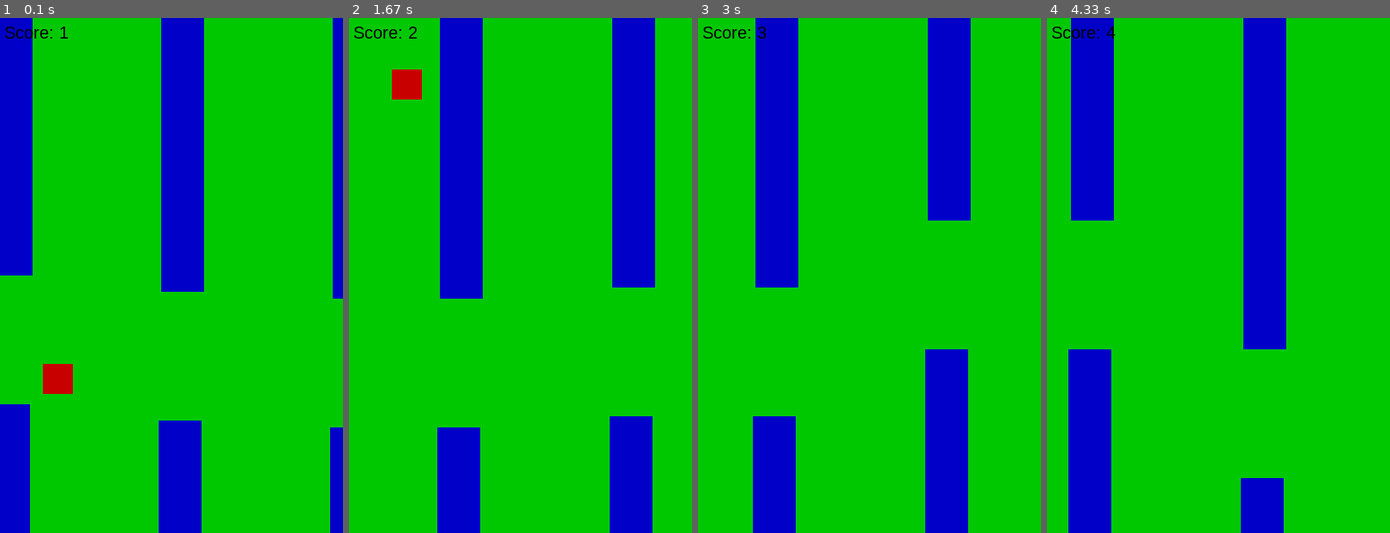
Above: before the commit, frames 1-4 (left to right).
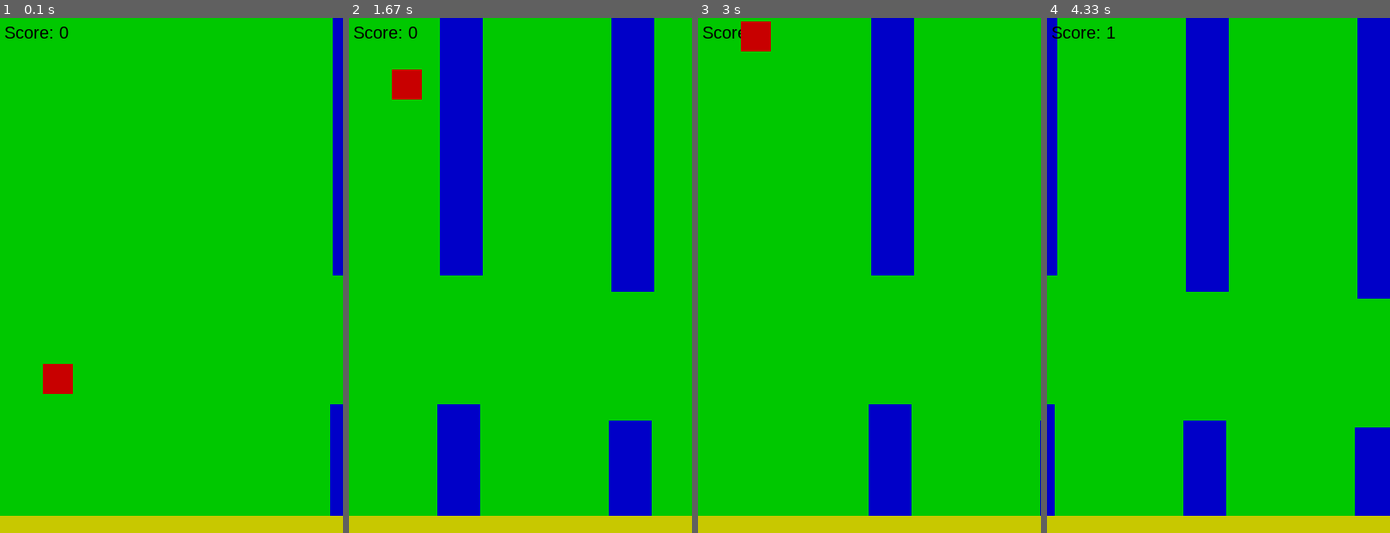
Above: after the commit, the same moments.

Repository: ThangDuc3101/learn_pygame
Game: pygame game, started from flappybird.py
The game is run twice, just before and just after one commit, with the same random seed, the same clock (stepped at 60 frames per second) and the same inputs.
Inputs:
- Up to frame 1 (0.1 s): no input
- Up to frame 2 (1.67 s): tap Space at 0.33, 0.73, 1.03, 1.23, 1.57 s
- Up to frame 3 (3 s): tap Space at 1.87, 2.07, 2.37, 2.63, 2.97 s
- Up to frame 4 (4.33 s): tap Space at 3.27, 3.4, 3.8, 4.1 s

The runs differ from the first frame. In frame 1, 19% of the frame differs, in the area x 0-100%, y 0-100%; in frame 2, 5.1%; in frame 3, 31%; in frame 4, 39%.

Commit message:
kt-va-cham

Diff:
--- a/flappybird.py
+++ b/flappybird.py
@@ -13,15 +13,16 @@
 BLUE = (0,0,200)
 RED = (200,0,0)
 BLACK = (0,0,0)
+YELLOW = (200,200,0)
 
 # Tham so cua ong
 TUBE_WIDTH = 50
 TUBE_VELOCITY = 3
 TUBE_GAP = 150
 
-tube1_x = 0
-tube2_x = 200
-tube3_x = 400
+tube1_x = 400
+tube2_x = 600
+tube3_x = 800
 
 tube1_height = randint(100,400)
 tube2_height = randint(100,400)
@@ -44,6 +45,8 @@
 tube2_pass = False
 tube3_pass = False
 
+pausing = False
+
 # Khoi tao dong ho
 clock = pygame.time.Clock()
 
@@ -52,9 +55,9 @@
     screen.fill(GREEN)
 
     # Ve ong
-    pygame.draw.rect(screen, BLUE, (tube1_x,0,TUBE_WIDTH,tube1_height))
-    pygame.draw.rect(screen, BLUE, (tube2_x,0,TUBE_WIDTH,tube2_height))
-    pygame.draw.rect(screen, BLUE, (tube3_x,0,TUBE_WIDTH,tube3_height))
+    tube1_rect = pygame.draw.rect(screen, BLUE, (tube1_x,0,TUBE_WIDTH,tube1_height))
+    tube2_rect = pygame.draw.rect(screen, BLUE, (tube2_x,0,TUBE_WIDTH,tube2_height))
+    tube3_rect = pygame.draw.rect(screen, BLUE, (tube3_x,0,TUBE_WIDTH,tube3_height))
 
     # Di chuyen ong sang trai
     tube1_x = tube1_x - TUBE_VELOCITY
@@ -62,16 +65,19 @@
     tube3_x = tube3_x - TUBE_VELOCITY
 
     # Ve ong doi dien
-    pygame.draw.rect(screen, BLUE, (tube1_x,tube1_height+TUBE_GAP,TUBE_WIDTH,HEIGHT-tube1_height-TUBE_GAP))
-    pygame.draw.rect(screen, BLUE, (tube2_x,tube2_height+TUBE_GAP,TUBE_WIDTH,HEIGHT-tube2_height-TUBE_GAP))
-    pygame.draw.rect(screen, BLUE, (tube3_x,tube3_height+TUBE_GAP,TUBE_WIDTH,HEIGHT-tube3_height-TUBE_GAP))
+    tube1_rect_inv = pygame.draw.rect(screen, BLUE, (tube1_x,tube1_height+TUBE_GAP,TUBE_WIDTH,HEIGHT-tube1_height-TUBE_GAP))
+    tube2_rect_inv = pygame.draw.rect(screen, BLUE, (tube2_x,tube2_height+TUBE_GAP,TUBE_WIDTH,HEIGHT-tube2_height-TUBE_GAP))
+    tube3_rect_inv = pygame.draw.rect(screen, BLUE, (tube3_x,tube3_height+TUBE_GAP,TUBE_WIDTH,HEIGHT-tube3_height-TUBE_GAP))
 
     # Ve chu
     score_txt = font.render("Score: "+str(score),True,BLACK)
     screen.blit(score_txt,(5,5))
 
     # Ve chim
-    pygame.draw.rect(screen, RED, (BIRD_X,bird_y,BIRD_WIDTH,BIRD_HEIGHT))
+    bird_rect = pygame.draw.rect(screen, RED, (BIRD_X,bird_y,BIRD_WIDTH,BIRD_HEIGHT))
+
+    # Ve cat
+    sand_rect = pygame.draw.rect(screen, YELLOW, (0,580,400,20))
 
     # Tao ong moi
     if tube1_x < -TUBE_WIDTH:
@@ -102,13 +108,40 @@
         score += 1
         tube3_pass = True
 
+    # Kiem tra va cham
+    for tube in [tube1_rect,tube2_rect,tube3_rect,tube1_rect_inv,tube2_rect_inv,tube3_rect_inv,sand_rect]:
+        if bird_rect.colliderect(tube):
+            TUBE_VELOCITY = 0
+            drop_velocity = 0
+            pausing = True
+
+            game_over_msg = font.render("Game over",True,BLACK)
+            your_score_msg = font.render("Your score:"+str(score),True,BLACK)
+            continue_msg = font.render("Press SPACE to continue",True,BLACK)
+
+            screen.blit(game_over_msg,(150,300))
+            screen.blit(your_score_msg,(150,350))
+            screen.blit(continue_msg,(150,400))
+
     for event in pygame.event.get():
         if event.type == pygame.QUIT:
             running = False
 
         if event.type == pygame.KEYDOWN:
+            if event.key == pygame.K_SPACE:
+                 # Nhan nut SPACE => reset
+                if pausing:
+                    drop_velocity=0
+                    TUBE_VELOCITY=3
+                    BIRD_X = 50
+                    bird_y = 400
+                    tube1_x = 400
+                    tube2_x = 600
+                    tube3_x = 800
+                    score = 0
+                    pausing = False
+
             # Nhan nut SPACE => di chuyen chim đi len
-            if event.key == pygame.K_SPACE:
                 drop_velocity = 0
                 drop_velocity -= 10
     pygame.display.flip()
